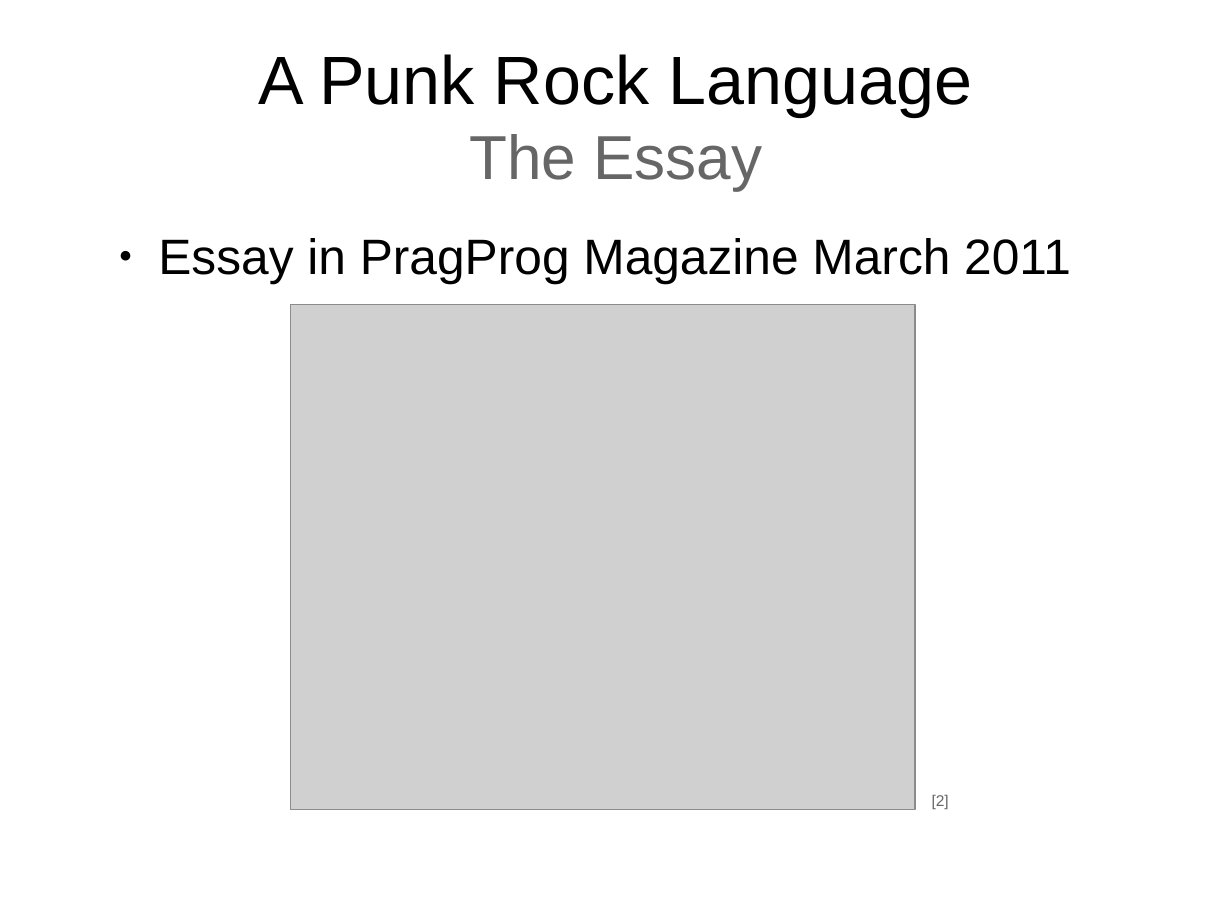
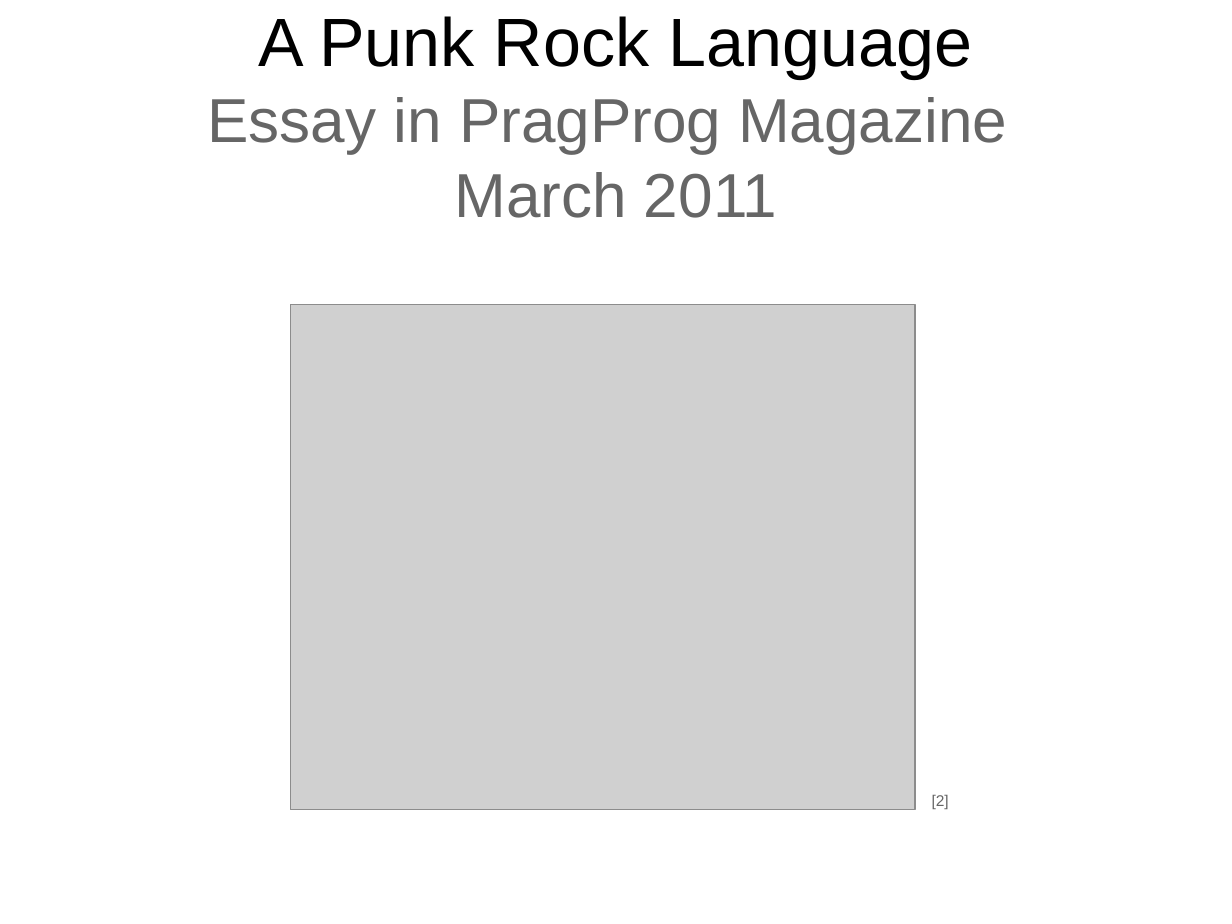
Before and after one commit to samba2/modern_c, a slide deck: slide 6 of modern_c.odp. Drawn at 1232x924 pixels with LibreOffice and Linux fonts; fonts in the diff are those of the drawing; grey boxes stand for pictures. Boxes give left, top, right and bottom in pixels: in the first picture for what was removed or moved away, otherwise in the second. Text is boxed around its words. In the diff, an @@ line names an element or a change of style, - is before the commit and + after.

```diff
--- a/modern_c.odp
+++ b/modern_c.odp
@@ title at (207,16,1007,218): text changed; size 44 to 40 pt; text colour #000000 to #666666 @@
-A Punk Rock Language
-The Essay
+A Punk Rock Language
+Essay in PragProg Magazine
+March 2011
@@ text removed at (158,238,1071,284) @@
-● Essay in PragProg Magazine March 2011
```
Also in this commit, not shown: 1 other slide changed.
